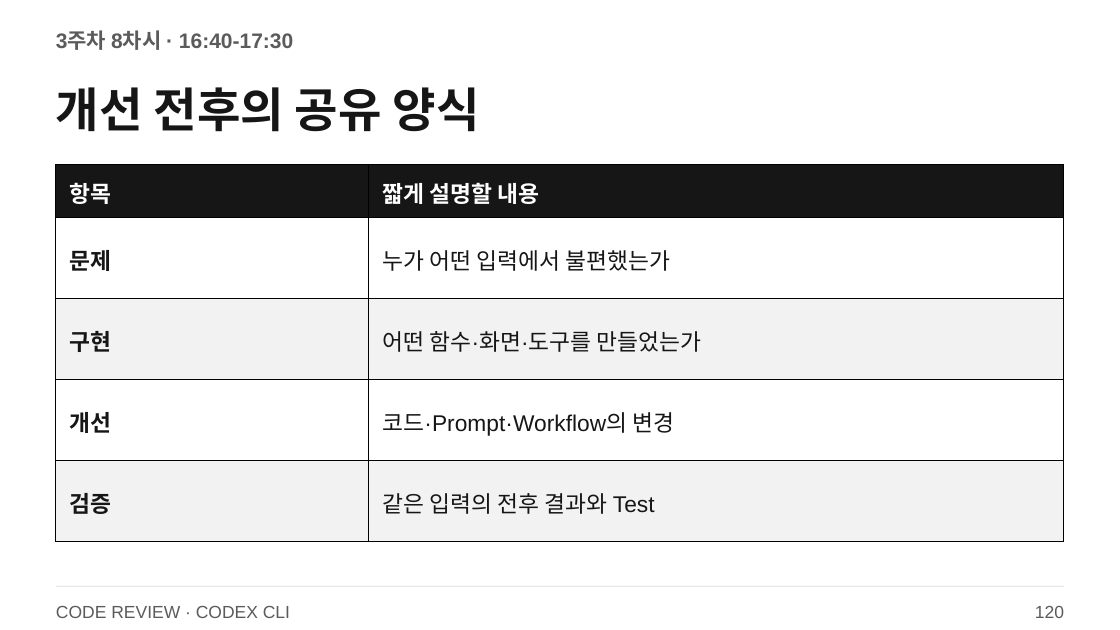
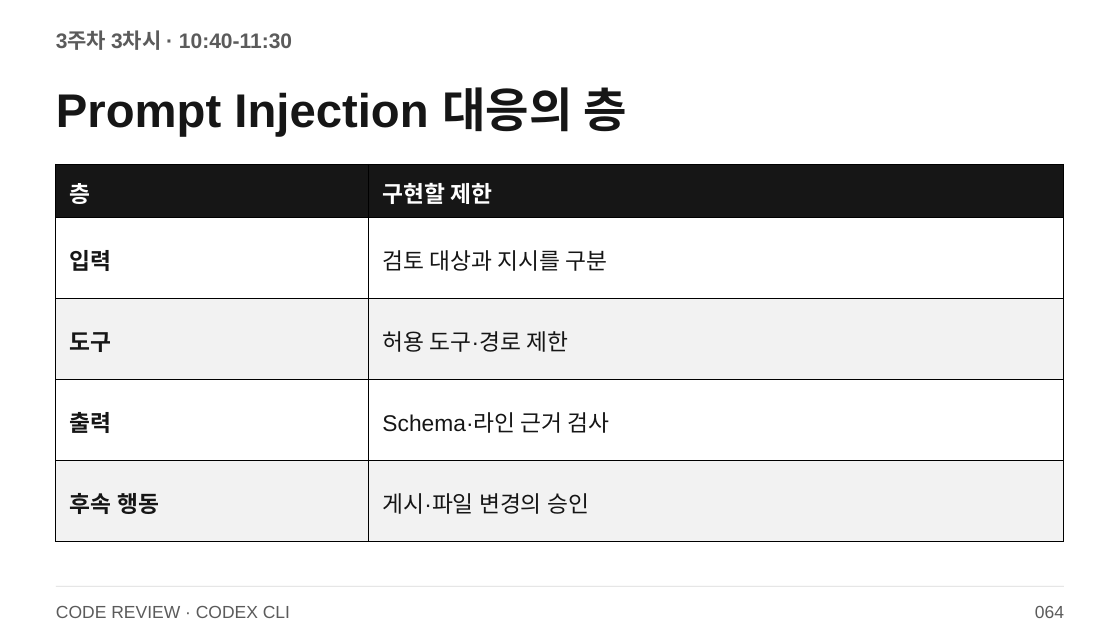
Before and after one commit to smilesjcha/llm-agent-and-workflow-automation, a slide deck: slide 64 of slides/IPA_LLM_Agent_업무자동화_Day3_2026_CODEX_CLI.pptx (slide 120 before the commit). Drawn at 1120x630 pixels with LibreOffice and Linux fonts; fonts in the diff are those of the drawing. Boxes give left, top, right and bottom in pixels: in the first picture for what was removed or moved away, otherwise in the second. Text is boxed around its words. In the diff, an @@ line names an element or a change of style, - is before the commit and + after.

```diff
--- a/slides/IPA_LLM_Agent_업무자동화_Day3_2026_CODEX_CLI.pptx
+++ b/slides/IPA_LLM_Agent_업무자동화_Day3_2026_CODEX_CLI.pptx
@@ text at (56, 31, 292, 50): text changed @@
-3주차 8차시 · 16:40-17:30
+3주차 3차시 · 10:40-11:30
@@ text at (56, 87, 627, 137): text changed @@
-개선 전후의 공유 양식
+Prompt Injection 대응의 층
@@ table at (56, 165, 1065, 541) @@
-row 1, column 1: 항목
+row 1, column 1: 층
-row 1, column 2: 짧게 설명할 내용
+row 1, column 2: 구현할 제한
-row 2, column 1: 문제
+row 2, column 1: 입력
-row 2, column 2: 누가 어떤 입력에서 불편했는가
+row 2, column 2: 검토 대상과 지시를 구분
-row 3, column 1: 구현
+row 3, column 1: 도구
-row 3, column 2: 어떤 함수·화면·도구를 만들었는가
+row 3, column 2: 허용 도구·경로 제한
-row 4, column 1: 개선
+row 4, column 1: 출력
-row 4, column 2: 코드·Prompt·Workflow의 변경
+row 4, column 2: Schema·라인 근거 검사
-row 5, column 1: 검증
+row 5, column 1: 후속 행동
-row 5, column 2: 같은 입력의 전후 결과와 Test
+row 5, column 2: 게시·파일 변경의 승인
@@ text at (1035, 606, 1064, 618): text changed @@
-120
+064
```
Also in this commit, not shown: 70 other slides changed, 98 slides added, 13 slides removed, 27 other files.
